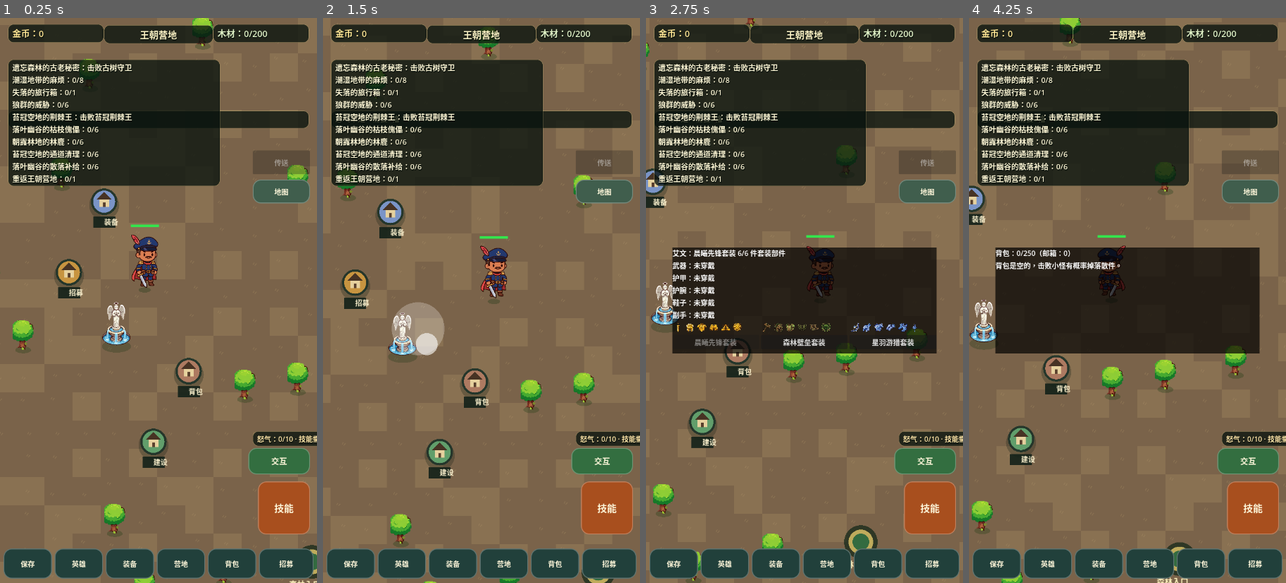
Above: before the commit, frames 1-4 (left to right).
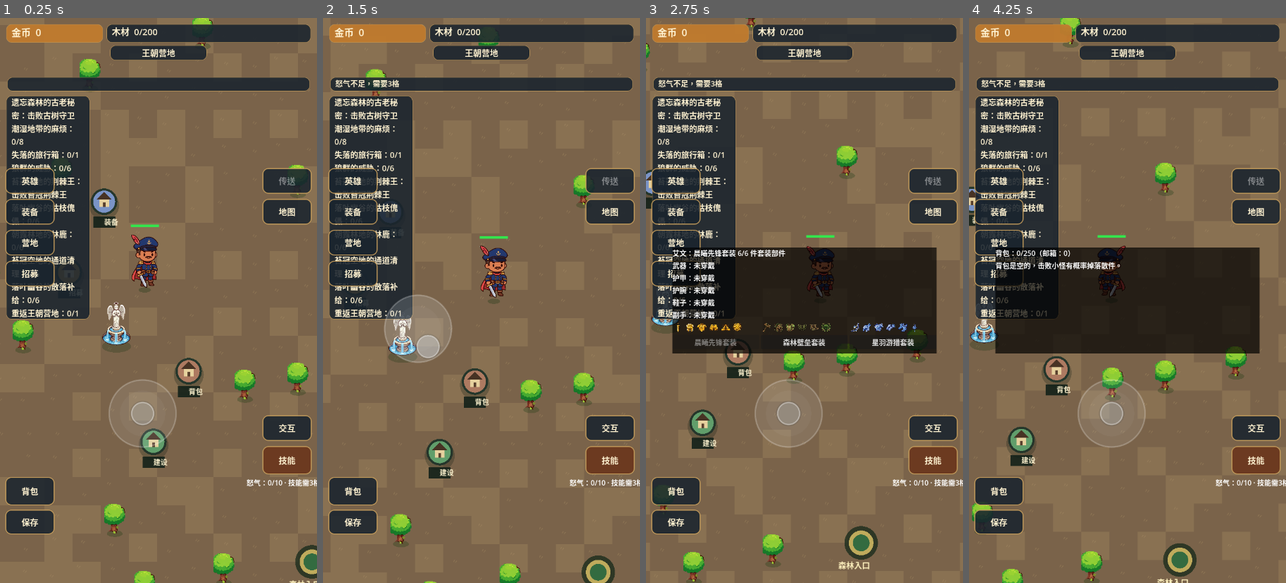
Above: after the commit, the same moments.

Repository: oneyi53/game
Game: Godot game, scene res://scenes/main.tscn
Same seed, same stepped clock (60 frames per second), same inputs: the game is played once before the commit and once after it.
Inputs (mouse positions are in pixels of both pictures, inside the frame that each line leads up to):
- Up to frame 1 (0.25 s): no input
- Up to frame 2 (1.5 s): tap Enter at 0.5 s; move the mouse to (551, 272) at 0.52 s; hold Right (ui_right) 0.53-1.25 s; tap E at 0.6 s; click (551, 272) at 0.67 s; tap Space at 0.77 s; drag from (418, 328) to (465, 413) at 1.27 s
- Up to frame 3 (2.75 s): move the mouse to (836, 176) at 2.02 s; hold Right (ui_right) from 2.03 s (still down); tap Q at 2.1 s; click (836, 176) at 2.17 s
- Up to frame 4 (4.25 s): release Right (ui_right) at 2.75 s; drag from (1111, 413) to (1032, 215) at 2.77 s; move the mouse to (1222, 385) at 3.52 s; hold Left (ui_left) from 3.53 s (still down); tap B at 3.6 s; click (1222, 385) at 3.67 s; tap Space at 3.77 s

The runs differ from the first frame. In frame 1, 34% of the frame differs, in the area x 1-100%, y 1-100%; in frame 2, 35%; in frame 3, 34%; in frame 4, 35%, in the area x 0-100%, y 0-100%.

Commit message:
integrate: apply reference HUD and floating joystick with regression coverage

Diff:
--- a/scripts/ui/hud.gd
+++ b/scripts/ui/hud.gd
@@ -11,6 +11,10 @@
 signal recruit_panel_pressed
 signal teleport_pressed
 signal map_pressed
+
+const PANEL_DARK := Color(0.10, 0.14, 0.18, 0.88)
+const PANEL_GOLD := Color(0.75, 0.48, 0.18, 0.96)
+const TEXT_LIGHT := Color(1.0, 0.95, 0.82, 1.0)
 
 @onready var gold_label: Label = $GoldLabel
 @onready var wood_label: Label = $WoodLabel
@@ -42,61 +46,81 @@
     teleport_button.pressed.connect(_on_teleport_button_pressed)
     map_button.pressed.connect(_on_map_button_pressed)
     teleport_button.disabled = true
-    _style_label(gold_label, 20, Color(1.0, 0.9, 0.58))
-    _style_label(wood_label, 20, Color(0.88, 0.95, 0.78))
-    _style_label(quest_label, 17, Color(1.0, 0.97, 0.84))
-    _style_label(message_label, 17, Color(1.0, 0.94, 0.72))
-    _style_label(cooldown_label, 16, Color(1.0, 0.9, 0.66))
-    _style_label(map_name_label, 21, Color(1.0, 0.96, 0.78))
-    _style_label(exploration_label, 15, Color(0.78, 0.92, 0.72))
+    _apply_reference_layout()
+    get_viewport().size_changed.connect(_apply_reference_layout)
+
+func _apply_reference_layout() -> void:
+    var viewport_size := get_viewport_rect().size
+    var sx := viewport_size.x / 720.0
+    var sy := viewport_size.y / 1280.0
+
+    # Preserve the exploration and region labels while adopting the reference
+    # game's portrait HUD hierarchy. Coordinates are based on 720x1280.
+    _place(gold_label, Vector2(14, 14), Vector2(220, 42), sx, sy)
+    _place(wood_label, Vector2(242, 14), Vector2(464, 42), sx, sy)
+    _place(map_name_label, Vector2(250, 62), Vector2(220, 34), sx, sy)
+    _place(exploration_label, Vector2(250, 98), Vector2(220, 28), sx, sy)
+    _place(message_label, Vector2(16, 134), Vector2(688, 32), sx, sy)
+    _place(quest_label, Vector2(14, 176), Vector2(190, 150), sx, sy)
+    quest_label.autowrap_mode = TextServer.AUTOWRAP_WORD_SMART
+
+    _style_label(gold_label, PANEL_GOLD, 22)
+    _style_label(wood_label, PANEL_DARK, 20)
+    _style_label(map_name_label, PANEL_DARK, 19)
+    _style_label(exploration_label, PANEL_DARK, 15)
+    _style_label(message_label, PANEL_DARK, 17)
+    _style_label(quest_label, PANEL_DARK, 18)
     exploration_label.visible = false
-    _style_button(skill_button, Color(0.66, 0.31, 0.12), 22)
-    _style_button(interact_button, Color(0.2, 0.43, 0.25), 18)
-    for button in [save_button, hero_button, equip_button, camp_button, backpack_button, recruit_button]:
-        _style_button(button, Color(0.13, 0.25, 0.23), 16)
-    _style_button(teleport_button, Color(0.25, 0.37, 0.3), 16)
-    _style_button(map_button, Color(0.25, 0.37, 0.3), 16)
 
+    # Left-side progression and inventory shortcuts.
+    _place(hero_button, Vector2(12, 340), Vector2(112, 58), sx, sy)
+    _place(equip_button, Vector2(12, 410), Vector2(112, 58), sx, sy)
+    _place(camp_button, Vector2(12, 480), Vector2(112, 58), sx, sy)
+    _place(recruit_button, Vector2(12, 550), Vector2(112, 58), sx, sy)
+    _place(backpack_button, Vector2(12, 1040), Vector2(112, 64), sx, sy)
+    _place(save_button, Vector2(12, 1114), Vector2(112, 56), sx, sy)
 
+    # Right-side world actions and combat controls.
+    _place(teleport_button, Vector2(596, 340), Vector2(112, 58), sx, sy)
+    _place(map_button, Vector2(596, 410), Vector2(112, 58), sx, sy)
+    _place(interact_button, Vector2(596, 900), Vector2(112, 58), sx, sy)
+    _place(skill_button, Vector2(596, 970), Vector2(112, 64), sx, sy)
+    _place(cooldown_label, Vector2(560, 1040), Vector2(148, 30), sx, sy)
+    cooldown_label.horizontal_alignment = HORIZONTAL_ALIGNMENT_CENTER
 
-func set_region_name(region_name: String) -> void:
-    map_name_label.text = region_name
+    for button in [skill_button, interact_button, save_button, hero_button, equip_button, camp_button, backpack_button, recruit_button, teleport_button, map_button]:
+        _style_button(button, PANEL_DARK)
+    _style_button(skill_button, Color(0.42, 0.22, 0.12, 0.96))
 
+func _place(control: Control, design_pos: Vector2, design_size: Vector2, sx: float, sy: float) -> void:
+    control.set_anchors_preset(Control.PRESET_TOP_LEFT)
+    control.position = Vector2(design_pos.x * sx, design_pos.y * sy)
+    control.size = Vector2(design_size.x * sx, design_size.y * sy)
 
-func set_exploration_stats(applicable: bool, percent: int = 0) -> void:
-    exploration_label.visible = applicable
-    if applicable:
-        exploration_label.text = "探索度 " + str(clampi(percent, 0, 100)) + "%"
+func _style_label(label: Label, fill: Color, font_size: int) -> void:
+    var style := StyleBoxFlat.new()
+    style.bg_color = fill
+    style.border_color = Color(0.78, 0.62, 0.36, 0.75)
+    style.set_border_width_all(1)
+    style.set_corner_radius_all(12)
+    style.content_margin_left = 12
+    style.content_margin_right = 12
+    label.add_theme_stylebox_override("normal", style)
+    label.add_theme_color_override("font_color", TEXT_LIGHT)
+    label.add_theme_font_size_override("font_size", font_size)
 
-
-func _style_label(label: Label, font_size: int, font_color: Color) -> void:
-    label.add_theme_font_size_override("font_size", font_size)
-    label.add_theme_color_override("font_color", font_color)
-    label.add_theme_color_override("font_shadow_color", Color(0.03, 0.06, 0.04, 0.95))
-    label.add_theme_constant_override("shadow_offset_x", 1)
-    label.add_theme_constant_override("shadow_offset_y", 2)
-    var plate := StyleBoxFlat.new()
-    plate.bg_color = Color(0.035, 0.075, 0.055, 0.78)
-    plate.border_color = Color(0.72, 0.66, 0.43, 0.48)
-    plate.set_border_width_all(1)
-    plate.set_corner_radius_all(12)
-    plate.content_margin_left = 10.0
-    plate.content_margin_right = 10.0
-    plate.content_margin_top = 5.0
-    plate.content_margin_bottom = 5.0
-    label.add_theme_stylebox_override("normal", plate)
-
-
-func _style_button(button: Button, fill: Color, font_size: int) -> void:
+func _style_button(button: Button, fill: Color) -> void:
+    button.add_theme_font_size_override("font_size", 19)
+    button.add_theme_color_override("font_color", TEXT_LIGHT)
+    button.add_theme_color_override("font_hover_color", Color.WHITE)
+    button.add_theme_color_override("font_pressed_color", Color.WHITE)
     var normal := StyleBoxFlat.new()
     normal.bg_color = fill
-    normal.border_color = fill.lightened(0.28)
+    normal.border_color = Color(0.78, 0.62, 0.36, 0.95)
     normal.set_border_width_all(2)
-    normal.set_corner_radius_all(18)
-    normal.content_margin_left = 8.0
-    normal.content_margin_right = 8.0
-    normal.content_margin_top = 6.0
-    normal.content_margin_bottom = 6.0
+    normal.set_corner_radius_all(13)
+    normal.content_margin_left = 5
+    normal.content_margin_right = 5
     var hover := normal.duplicate() as StyleBoxFlat
     hover.bg_color = fill.lightened(0.12)
     var pressed := normal.duplicate() as StyleBoxFlat
@@ -104,15 +128,21 @@
     button.add_theme_stylebox_override("normal", normal)
     button.add_theme_stylebox_override("hover", hover)
     button.add_theme_stylebox_override("pressed", pressed)
-    button.add_theme_color_override("font_color", Color(1.0, 0.97, 0.86))
-    button.add_theme_color_override("font_hover_color", Color.WHITE)
-    button.add_theme_font_size_override("font_size", font_size)
+    button.add_theme_stylebox_override("disabled", normal)
+
+func set_region_name(region_name: String) -> void:
+    map_name_label.text = region_name
+
+func set_exploration_stats(applicable: bool, percent: int = 0) -> void:
+    exploration_label.visible = applicable
+    if applicable:
+        exploration_label.text = "探索度 " + str(clampi(percent, 0, 100)) + "%"
 
 func set_gold(amount: int) -> void:
-    gold_label.text = "金币：" + str(amount)
+    gold_label.text = "金币  " + str(amount)
 
 func set_wood(amount: int, cap: int) -> void:
-    wood_label.text = "木材：" + str(amount) + "/" + str(cap)
+    wood_label.text = "木材  " + str(amount) + "/" + str(cap)
 
 func set_teleport_available(available: bool) -> void:
     teleport_button.disabled = not available
@@ -127,7 +157,6 @@
     message_label.text = text
 
 func set_skill_cooldown(remaining: float, ready: bool) -> void:
-    # The second argument is retained for call-site compatibility; active skill now uses team rage.
     cooldown_label.text = "怒气：" + str(int(remaining)) + "/10 · 技能需3格"
 
 func _on_skill_button_pressed() -> void:
@@ -157,6 +186,5 @@
 func _on_teleport_button_pressed() -> void:
     teleport_pressed.emit()
 
-
 func _on_map_button_pressed() -> void:
     map_pressed.emit()
--- a/scripts/ui/virtual_joystick.gd
+++ b/scripts/ui/virtual_joystick.gd
@@ -1,40 +1,49 @@
 class_name HeroVirtualJoystick
 extends Control
 
-# Full-screen floating joystick. Starts only on unhandled/empty screen
-# areas, so interactive GUI controls keep priority. The originating pointer
-# alone controls movement; release/focus loss always clears the vector.
+# Floating full-screen joystick matching the portrait RPG reference behavior.
+# GUI controls consume their own events before they reach _unhandled_input.
 
-const RADIUS: float = 60.0
+const BASE_RADIUS: float = 76.0
 const KNOB_RADIUS: float = 25.0
-const KNOB_TRAVEL: float = 40.0
+const KNOB_TRAVEL: float = 48.0
+const IDLE_BASE_POSITION: Vector2 = Vector2(0.45, 0.70)
+const EDGE_PADDING: float = 84.0
 
 var vector: Vector2 = Vector2.ZERO
 var dragging: bool = false
 var touch_index: int = -1
 var mouse_dragging: bool = false
-var touch_origin: Vector2 = Vector2.ZERO
+var active_base_center: Vector2 = Vector2.ZERO
 
 func _ready() -> void:
     mouse_filter = Control.MOUSE_FILTER_IGNORE
     set_process_input(true)
+    resized.connect(_on_resized)
     queue_redraw()
+
+func _on_resized() -> void:
+    if not dragging:
+        active_base_center = _idle_base_center()
+    else:
+        active_base_center = _clamp_base_center(active_base_center)
+    queue_redraw()
+
+func _idle_base_center() -> Vector2:
+    return size * IDLE_BASE_POSITION
+
+func _base_center() -> Vector2:
+    return active_base_center if dragging else _idle_base_center()
 
 func _unhandled_input(event: InputEvent) -> void:
     if event is InputEventScreenTouch and event.pressed and not dragging:
-        dragging = true
-        touch_index = event.index
-        mouse_dragging = false
-        touch_origin = event.position
-        _update_vector(event.position)
-        get_viewport().set_input_as_handled()
+        _begin_drag(event.position, event.index, false)
+        if dragging:
+            get_viewport().set_input_as_handled()
     elif event is InputEventMouseButton and event.button_index == MOUSE_BUTTON_LEFT and event.pressed and not dragging:
-        dragging = true
-        touch_index = -1
-        mouse_dragging = true
-        touch_origin = event.position
-        _update_vector(event.position)
-        get_viewport().set_input_as_handled()
+        _begin_drag(event.position, -1, true)
+        if dragging:
+            get_viewport().set_input_as_handled()
 
 func _input(event: InputEvent) -> void:
     if event is InputEventScreenTouch:
@@ -57,11 +66,31 @@
     if what == NOTIFICATION_WM_WINDOW_FOCUS_OUT:
         _end_drag()
 
+func _can_start_at(pos: Vector2) -> bool:
+    return Rect2(Vector2.ZERO, size).has_point(pos)
+
+func _begin_drag(pos: Vector2, index: int, from_mouse: bool) -> void:
+    if not _can_start_at(pos):
+        return
+    dragging = true
+    touch_index = index
+    mouse_dragging = from_mouse
+    active_base_center = _clamp_base_center(pos)
+    _update_vector(pos)
+    queue_redraw()
+
+func _clamp_base_center(pos: Vector2) -> Vector2:
+    var padding := minf(EDGE_PADDING, minf(size.x, size.y) * 0.25)
+    return Vector2(
+        clampf(pos.x, padding, maxf(padding, size.x - padding)),
+        clampf(pos.y, padding, maxf(padding, size.y - padding))
+    )
+
 func _update_vector(pos: Vector2) -> void:
-    var offset: Vector2 = pos - touch_origin
-    if offset.length() > RADIUS:
-        offset = offset.normalized() * RADIUS
-    vector = offset / RADIUS
+    var offset: Vector2 = pos - active_base_center
+    if offset.length() > BASE_RADIUS:
+        offset = offset.normalized() * BASE_RADIUS
+    vector = offset / BASE_RADIUS
     queue_redraw()
 
 func _end_drag() -> void:
@@ -69,10 +98,15 @@
     touch_index = -1
     mouse_dragging = false
     vector = Vector2.ZERO
+    active_base_center = _idle_base_center()
     queue_redraw()
 
 func _draw() -> void:
-    if not dragging:
-        return
-    draw_circle(touch_origin, RADIUS, Color(1.0, 1.0, 1.0, 0.25))
-    draw_circle(touch_origin + vector * KNOB_TRAVEL, KNOB_RADIUS, Color(1.0, 1.0, 1.0, 0.6))
+    var center := _base_center()
+    draw_circle(center, BASE_RADIUS, Color(0.92, 0.96, 1.0, 0.10 if not dragging else 0.16))
+    draw_arc(center, BASE_RADIUS, 0.0, TAU, 72, Color(1.0, 1.0, 1.0, 0.24), 2.0, true)
+    draw_circle(center, BASE_RADIUS * 0.68, Color(1.0, 1.0, 1.0, 0.035))
+    var knob_center := center + vector * KNOB_TRAVEL if dragging else center
+    draw_circle(knob_center, KNOB_RADIUS + 4.0, Color(0.12, 0.18, 0.22, 0.12))
+    draw_circle(knob_center, KNOB_RADIUS, Color(0.94, 0.97, 1.0, 0.34 if dragging else 0.20))
+    draw_arc(knob_center, KNOB_RADIUS, 0.0, TAU, 48, Color(1.0, 1.0, 1.0, 0.42), 1.5, true)
--- /dev/null
+++ b/tests/test_virtual_joystick.gd
@@ -0,0 +1,32 @@
+extends SceneTree
+
+const JoystickScript = preload("res://scripts/ui/virtual_joystick.gd")
+
+func _initialize() -> void:
+    var joystick = JoystickScript.new()
+    root.add_child(joystick)
+    joystick.size = Vector2(720, 1280)
+
+    var idle_center: Vector2 = joystick._base_center()
+    assert(idle_center.distance_to(Vector2(324, 896)) < 0.01)
+    assert(joystick._can_start_at(Vector2(40, 80)))
+    assert(joystick._can_start_at(Vector2(680, 1180)))
+    assert(not joystick._can_start_at(Vector2(-1, 200)))
+
+    joystick._begin_drag(Vector2(180, 420), 0, false)
+    assert(joystick.dragging)
+    assert(joystick._base_center().distance_to(Vector2(180, 420)) < 0.01)
+    joystick._update_vector(Vector2(500, 420))
+    assert(abs(joystick.vector.length() - 1.0) < 0.001)
+
+    joystick._end_drag()
+    assert(not joystick.dragging)
+    assert(joystick.vector == Vector2.ZERO)
+    assert(joystick._base_center().distance_to(idle_center) < 0.01)
+
+    joystick._begin_drag(Vector2(2, 2), 1, false)
+    assert(joystick._base_center().distance_to(Vector2(84, 84)) < 0.01)
+    joystick._end_drag()
+
+    print("Virtual joystick tests: 8 passed")
+    quit()
Not shown, changed: docs/INTEGRATION_AUDIT.md
